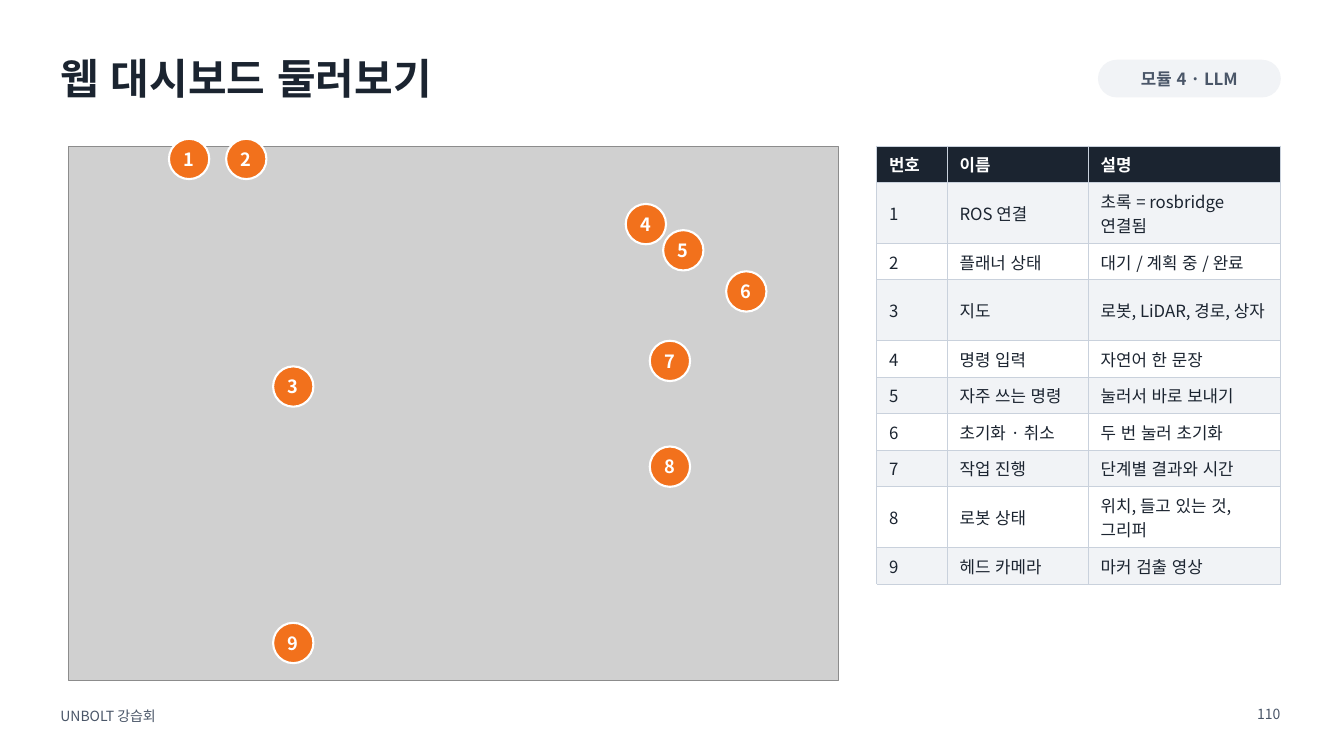
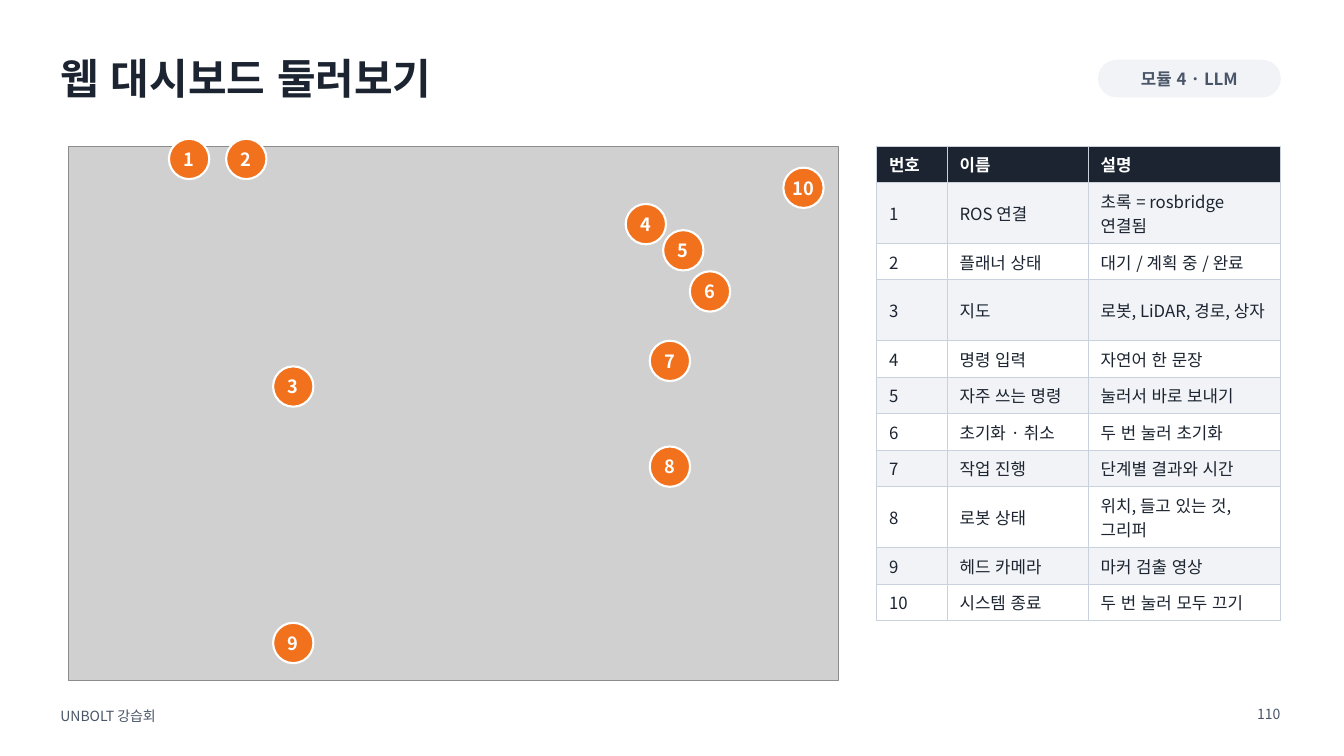
Before and after one commit to sejiny3/AIRLAB, a slide deck: slide 110 of workshop/slides/UNBOLT_workshop.pptx. Drawn at 1344x756 pixels with LibreOffice and Linux fonts; fonts in the diff are those of the drawing; grey boxes stand for pictures. Boxes give left, top, right and bottom in pixels: in the first picture for what was removed or moved away, otherwise in the second. Text is boxed around its words. In the diff, an @@ line names an element or a change of style, - is before the commit and + after.

```diff
--- a/workshop/slides/UNBOLT_workshop.pptx
+++ b/workshop/slides/UNBOLT_workshop.pptx
@@ table at bbox=[877, 146, 1280, 615] @@
+row 11: 10 | 시스템 종료 | 두 번 눌러 모두 끄기
@@ ellipse added at bbox=[783, 167, 824, 208], fill #F2711C, outline #FFFFFF 1.5 pt @@
@@ text added at bbox=[793, 181, 814, 196], 13 pt, text #FFFFFF, bold @@
+10
@@ text "6": place and size @@
-text "6" at bbox=[741, 284, 752, 299]
+text "6" at bbox=[705, 284, 716, 299]
@@ ellipse: place and size @@
-ellipse at bbox=[726, 271, 766, 312]
+ellipse at bbox=[690, 271, 730, 312]
```
Also in this commit, not shown: 1 other slide changed, 12 other files.
